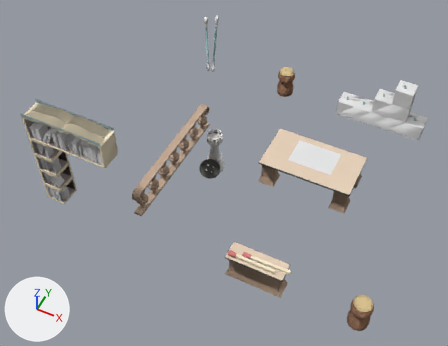
Before and after pictures for a commit that changed the glTF model www/models/lba2/iso_scenes/92.glb.
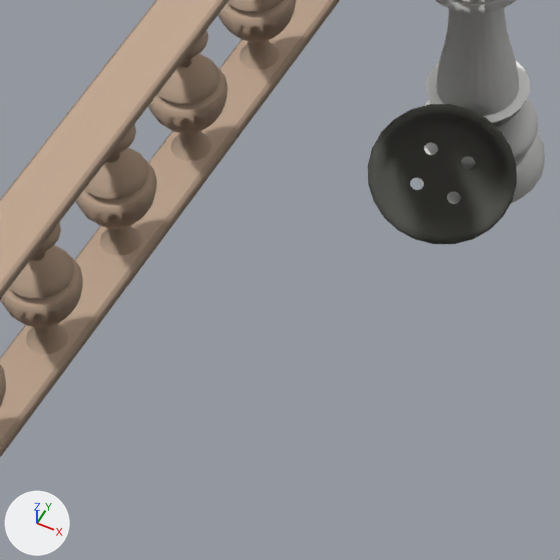
Old and new are each drawn whole from a camera (50 mm lens) standing at (32.25, -58.4, 26.27) and looking at (23.02, -39.94, 3.19) and again close up on the part from 33% to 51% of the width and 42% to 64% of the height. Lighting does not change. The marker at lower left points along +X, +Y and +Z. Where no turn or scale is listed for an object, it has been applied to the vertices. Vertices at the same position are counted once.

Script lines for the objects in view, before the commit:
```python
me_mesh_0 = bpy.data.meshes.new('Mesh_0')
me_mesh_0.from_pydata(...)  # 8810 vertices, 17168 faces; spans x 16.0..31.9, y -45.0..-30.0, z 1.0..8.5
me_mesh_0.materials.append(mat_material_0)
ob_colored = bpy.data.objects.new('colored', me_mesh_0)
ob_colored.location = (0.0, 0.0, 0.0)
```
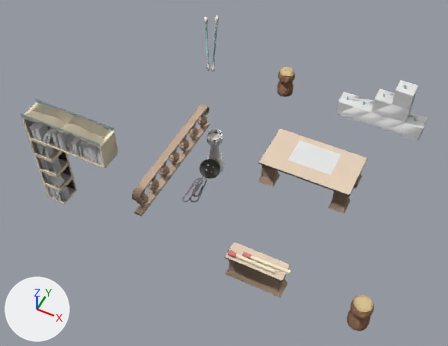
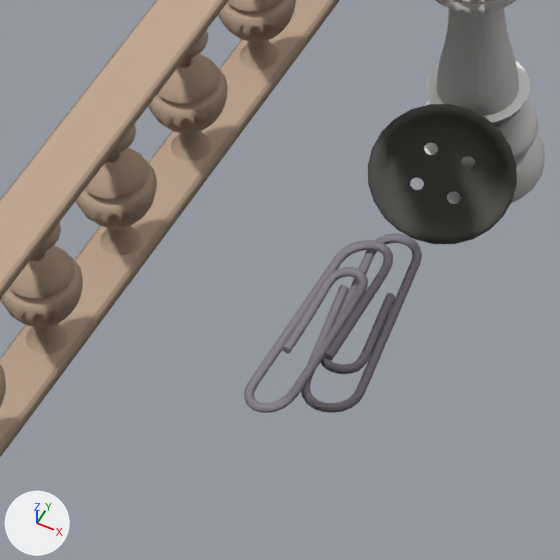
What differs and where, as boxes [x1, y1, x2, y2] in the close-ups (560 x 560 px):
part 1 of me_mesh_0, added
    after: [301, 233, 422, 413]
part 2 of me_mesh_0, added
    after: [244, 240, 393, 413]

Patch to the scene script:
```diff
--- a/www/models/lba2/iso_scenes/92.glb.py
+++ b/www/models/lba2/iso_scenes/92.glb.py
@@ me_mesh_0 @@
 # used by ob_colored; location = (0.0, 0.0, 0.0)
-me_mesh_0.from_pydata(...)  # 8810 vertices, 17168 faces; spans x 16.0..31.9, y -45.0..-30.0, z 1.0..8.5
+me_mesh_0.from_pydata(...)  # 10350 vertices, 20240 faces; spans x 16.0..31.9, y -45.0..-30.0, z 1.0..8.5
+# me_mesh_0 part 1: a new loose piece of 770 vertices spanning x 21.2..21.8, y -40.8..-39.0, z 1.0..1.1, in mat_material_0
+# me_mesh_0 part 2: a new loose piece of 770 vertices spanning x 21.0..21.5, y -41.0..-39.2, z 1.0..1.2, in mat_material_0
 me_mesh_0.materials.append(mat_material_0)
```
